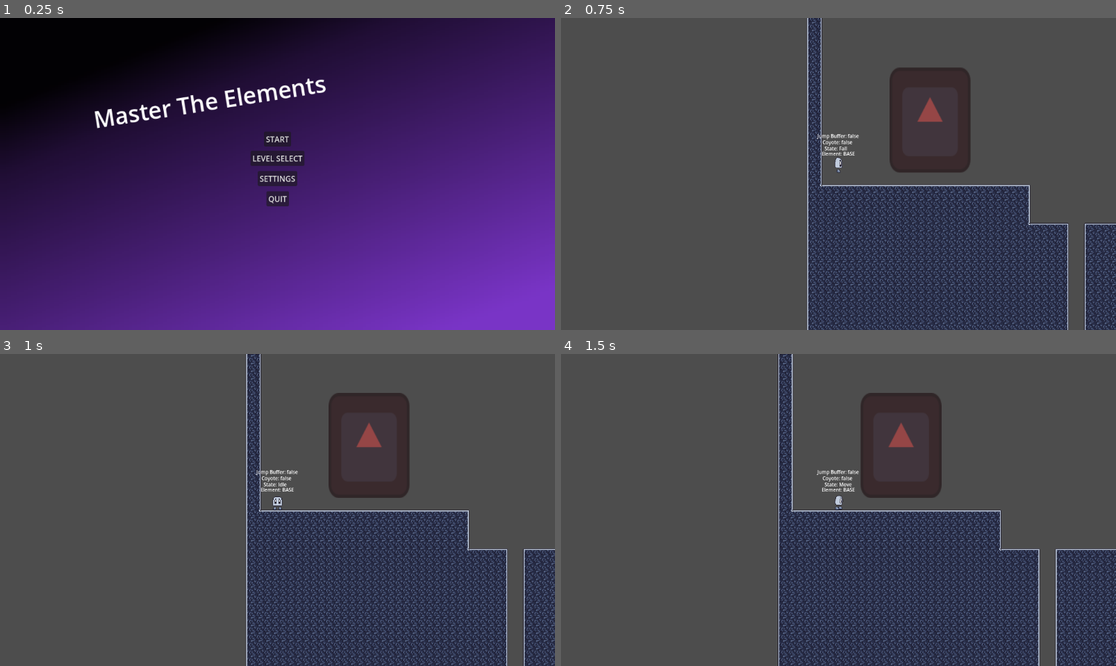
Above: before the commit, frames 1-4 (two rows, left to right).
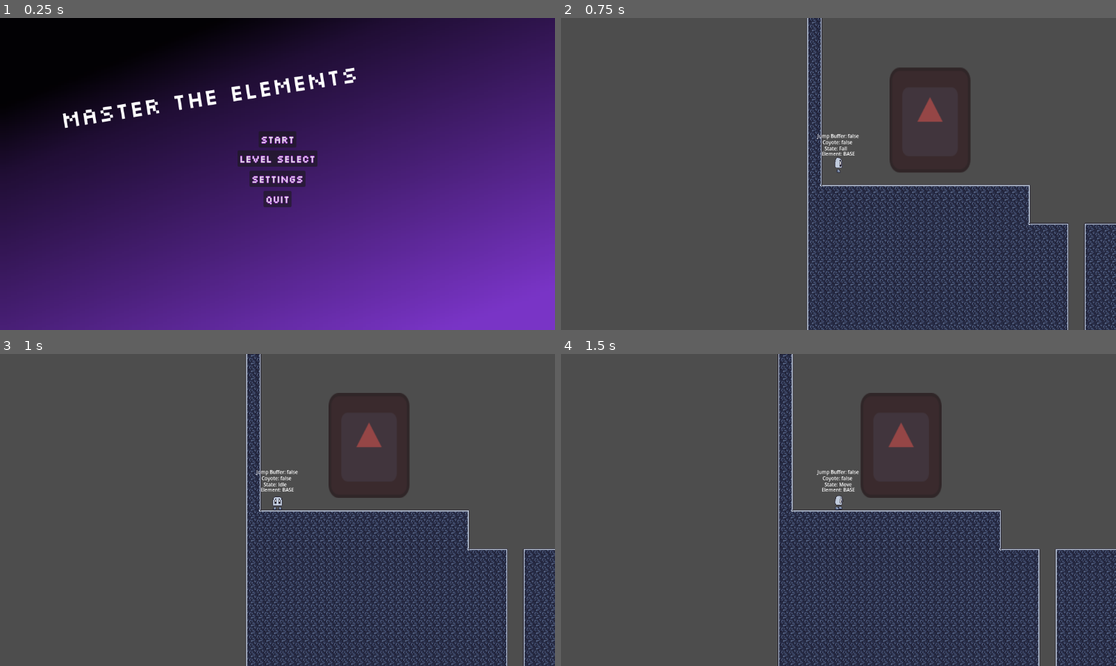
Above: after the commit, the same moments.

Repository: tkm3d1a/Piratesoftware_gamejam15
Game: Godot game, scene res://scenes/ui/start_menu.tscn
Two runs of this game, one before a commit and one after it. Both use one fixed random seed, a clock stepped at 60 frames per second and the inputs below. The engine's default icon, where the game draws it, is replaced by a stand-in: a white triangle on a blue panel in a dark square.
Inputs:
- Up to frame 1 (0.25 s): no input
- Up to frame 2 (0.75 s): click "START" at 0.5 s
- Up to frame 3 (1 s): no input
- Up to frame 4 (1.5 s): tap Enter at 1.25 s; hold D (move_right) from 1.28 s (still down); hold S (transform_base) from 1.28 s (still down)

The runs differ from the first frame. In frame 1, 2.8% of the frame differs, in the area x 11-65%, y 15-61%; in frame 2, nothing differs; in frame 3, nothing differs; in frame 4, nothing differs.

Commit message:
Added font and set up themes and pause screen (pausing not enabled)

Diff:
--- /dev/null
+++ b/assets/themes/default_theme.tres
@@ -0,0 +1,11 @@
+[gd_resource type="Theme" load_steps=2 format=3 uid="uid://8wb783ey1y5n"]
+
+[ext_resource type="FontFile" uid="uid://d32dr3a2ihe2b" path="res://assets/fonts/Silkscreen-Regular.ttf" id="1_2cuav"]
+
+[resource]
+default_font = ExtResource("1_2cuav")
+Button/colors/font_hover_color = Color(0.981952, 0.590438, 0.99002, 1)
+Button/colors/font_outline_color = Color(0.7376, 0.234088, 0.956823, 1)
+Button/constants/outline_size = 3
+Button/font_sizes/font_size = 20
+Label/fonts/font = ExtResource("1_2cuav")
--- a/project.godot
+++ b/project.godot
@@ -56,26 +56,17 @@
 transform_element={
 "deadzone": 0.5,
 "events": [Object(InputEventKey,"resource_local_to_scene":false,"resource_name":"","device":-1,"window_id":0,"alt_pressed":false,"shift_pressed":false,"ctrl_pressed":false,"meta_pressed":false,"pressed":false,"keycode":0,"physical_keycode":81,"key_label":0,"unicode":113,"echo":false,"script":null)
-]
-}
-transform_wind={
-"deadzone": 0.5,
-"events": [Object(InputEventKey,"resource_local_to_scene":false,"resource_name":"","device":-1,"window_id":0,"alt_pressed":false,"shift_pressed":false,"ctrl_pressed":false,"meta_pressed":false,"pressed":false,"keycode":0,"physical_keycode":87,"key_label":0,"unicode":119,"echo":false,"script":null)
-]
-}
-transform_water={
-"deadzone": 0.5,
-"events": [Object(InputEventKey,"resource_local_to_scene":false,"resource_name":"","device":-1,"window_id":0,"alt_pressed":false,"shift_pressed":false,"ctrl_pressed":false,"meta_pressed":false,"pressed":false,"keycode":0,"physical_keycode":69,"key_label":0,"unicode":101,"echo":false,"script":null)
-]
-}
-transform_fire={
-"deadzone": 0.5,
-"events": [Object(InputEventKey,"resource_local_to_scene":false,"resource_name":"","device":-1,"window_id":0,"alt_pressed":false,"shift_pressed":false,"ctrl_pressed":false,"meta_pressed":false,"pressed":false,"keycode":0,"physical_keycode":82,"key_label":0,"unicode":114,"echo":false,"script":null)
+, Object(InputEventKey,"resource_local_to_scene":false,"resource_name":"","device":-1,"window_id":0,"alt_pressed":false,"shift_pressed":false,"ctrl_pressed":false,"meta_pressed":false,"pressed":false,"keycode":0,"physical_keycode":4194325,"key_label":0,"unicode":0,"echo":false,"script":null)
 ]
 }
 transform_base={
 "deadzone": 0.5,
 "events": [Object(InputEventKey,"resource_local_to_scene":false,"resource_name":"","device":-1,"window_id":0,"alt_pressed":false,"shift_pressed":false,"ctrl_pressed":false,"meta_pressed":false,"pressed":false,"keycode":0,"physical_keycode":83,"key_label":0,"unicode":115,"echo":false,"script":null)
+]
+}
+pause={
+"deadzone": 0.5,
+"events": [Object(InputEventKey,"resource_local_to_scene":false,"resource_name":"","device":-1,"window_id":0,"alt_pressed":false,"shift_pressed":false,"ctrl_pressed":false,"meta_pressed":false,"pressed":false,"keycode":0,"physical_keycode":4194305,"key_label":0,"unicode":0,"echo":false,"script":null)
 ]
 }
 
--- a/scenes/ui/level_select.tscn
+++ b/scenes/ui/level_select.tscn
@@ -1,7 +1,8 @@
-[gd_scene load_steps=4 format=3 uid="uid://v7j8ox0vg50e"]
+[gd_scene load_steps=5 format=3 uid="uid://v7j8ox0vg50e"]
 
 [ext_resource type="Script" path="res://scripts/ui/level_select.gd" id="1_omfty"]
 [ext_resource type="PackedScene" uid="uid://bj7xln7o04fve" path="res://scenes/ui/common/bg.tscn" id="1_tts2a"]
+[ext_resource type="Theme" uid="uid://8wb783ey1y5n" path="res://assets/themes/default_theme.tres" id="1_wrix1"]
 [ext_resource type="PackedScene" uid="uid://c8fj0r2q60mc" path="res://scenes/ui/common/game_title.tscn" id="2_obkdr"]
 
 [node name="LevelSelect" type="Control"]
@@ -11,6 +12,7 @@
 anchor_bottom = 1.0
 grow_horizontal = 2
 grow_vertical = 2
+theme = ExtResource("1_wrix1")
 script = ExtResource("1_omfty")
 start_menu = "start_menu"
 
@@ -19,7 +21,10 @@
 
 [node name="GameTitle" parent="." instance=ExtResource("2_obkdr")]
 layout_mode = 1
-anchors_preset = 0
+anchor_left = 0.0607639
+anchor_top = 0.28858
+anchor_right = 0.180556
+anchor_bottom = 0.28858
 offset_left = 0.0
 offset_top = 0.0
 offset_right = 486.0
--- /dev/null
+++ b/scenes/ui/pause_screen.tscn
@@ -0,0 +1,49 @@
+[gd_scene load_steps=3 format=3 uid="uid://cyvbquuov0mr1"]
+
+[ext_resource type="Theme" uid="uid://8wb783ey1y5n" path="res://assets/themes/default_theme.tres" id="1_vkx1k"]
+
+[sub_resource type="StyleBoxFlat" id="StyleBoxFlat_fvh7s"]
+bg_color = Color(0.370974, 0.00154866, 0.631857, 0.196078)
+corner_radius_top_left = 40
+corner_radius_top_right = 40
+corner_radius_bottom_right = 40
+corner_radius_bottom_left = 40
+
+[node name="PauseScreen" type="Control"]
+layout_mode = 3
+anchors_preset = 15
+anchor_right = 1.0
+anchor_bottom = 1.0
+grow_horizontal = 2
+grow_vertical = 2
+
+[node name="Panel" type="Panel" parent="."]
+layout_mode = 1
+anchors_preset = 5
+anchor_left = 0.5
+anchor_right = 0.5
+offset_left = -120.0
+offset_top = 100.0
+offset_right = 120.0
+offset_bottom = 500.0
+grow_horizontal = 2
+theme_override_styles/panel = SubResource("StyleBoxFlat_fvh7s")
+
+[node name="Label" type="Label" parent="Panel"]
+layout_mode = 0
+offset_left = 59.0
+offset_top = 50.0
+offset_right = 182.0
+offset_bottom = 86.0
+theme = ExtResource("1_vkx1k")
+theme_override_font_sizes/font_size = 28
+text = "PAUSED"
+
+[node name="Button" type="Button" parent="Panel"]
+layout_mode = 0
+offset_left = 72.0
+offset_top = 300.0
+offset_right = 168.0
+offset_bottom = 334.0
+theme = ExtResource("1_vkx1k")
+text = "Resume"
--- a/scenes/ui/start_menu.tscn
+++ b/scenes/ui/start_menu.tscn
@@ -1,5 +1,6 @@
-[gd_scene load_steps=5 format=3 uid="uid://rshgfogh1xia"]
+[gd_scene load_steps=6 format=3 uid="uid://rshgfogh1xia"]
 
+[ext_resource type="Theme" uid="uid://8wb783ey1y5n" path="res://assets/themes/default_theme.tres" id="1_4u3wk"]
 [ext_resource type="Script" path="res://scripts/ui/start_menu.gd" id="1_5d7k2"]
 [ext_resource type="PackedScene" uid="uid://bj7xln7o04fve" path="res://scenes/ui/common/bg.tscn" id="2_8ye6u"]
 [ext_resource type="PackedScene" uid="uid://bfhmbpbwqft06" path="res://scenes/characters/player/player.tscn" id="3_0j1wg"]
@@ -12,6 +13,7 @@
 anchor_bottom = 1.0
 grow_horizontal = 2
 grow_vertical = 2
+theme = ExtResource("1_4u3wk")
 script = ExtResource("1_5d7k2")
 start_level = "level_01"
 level_select = "level_select"
Binary file added: assets/fonts/Silkscreen-Regular.ttf
Not shown, added: assets/fonts/Silkscreen-Regular.ttf.import
